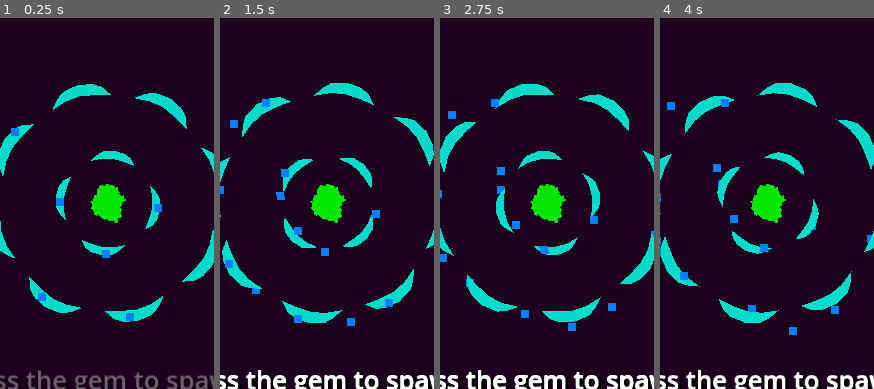
Above: before the commit, frames 1-4 (left to right).
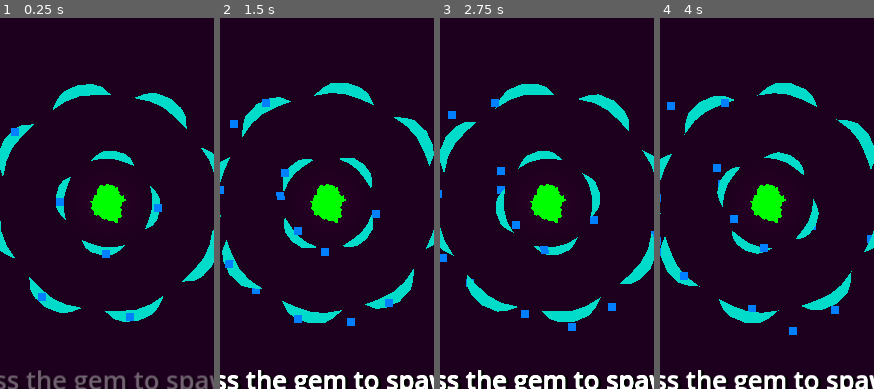
Above: after the commit, the same moments.

Repository: CatsAreCuteAndFast/Tower-Defense-Skilled
Game: Godot game, scene res://scenes/levels/main.tscn
Same seed, same stepped clock (60 frames per second), same inputs: the game is played once before the commit and once after it.
Inputs (mouse positions are % of the whole screen's width and height, from its top left):
- Up to frame 1 (0.25 s): no input
- Up to frame 2 (1.5 s): move the mouse to (78, 43) at 0.52 s; hold D (right) 0.53-1.25 s; click (78, 43) at 0.6 s; drag from (31, 54) to (48, 70) at 1.27 s
- Up to frame 3 (2.75 s): move the mouse to (64, 24) at 2.02 s; hold D (right) from 2.03 s (still down); click (64, 24) at 2.1 s
- Up to frame 4 (4 s): release D (right) at 2.75 s; drag from (48, 70) to (20, 32) at 2.77 s; move the mouse to (87, 64) at 3.52 s; hold A (left) from 3.53 s (still down); click (87, 64) at 3.6 s
The pictures show only the part of the screen within x 28-78%, y 23-73%; the shares and areas given below are measured in that part.

The runs differ from the first frame. In frame 1, 1.1% of the frame differs, in the area x 42-59%, y 44-56%; in frame 2, 1.1%; in frame 3, 1.1%; in frame 4, 1.1%.

Commit message:
Added slight glow to player spawner

Diff:
--- a/scenes/player_spawner.tscn
+++ b/scenes/player_spawner.tscn
@@ -1,10 +1,22 @@
-[gd_scene load_steps=6 format=3 uid="uid://dfbwhdh102n6n"]
+[gd_scene load_steps=8 format=3 uid="uid://dfbwhdh102n6n"]
 
 [ext_resource type="Script" path="res://scripts/player_spawner.gd" id="1_ulehs"]
 [ext_resource type="Script" path="res://scripts/states/state_machine.gd" id="2_gvmtt"]
 [ext_resource type="Script" path="res://scripts/states/player_spawner_states/on_ready.gd" id="3_qg2n7"]
 [ext_resource type="Script" path="res://scripts/states/player_spawner_states/on_not_ready.gd" id="4_ns43k"]
 [ext_resource type="AudioStream" uid="uid://4etefkvuim8b" path="res://sprites/game over.mp3" id="5_jgcig"]
+
+[sub_resource type="Gradient" id="Gradient_e48gl"]
+colors = PackedColorArray(1, 1, 1, 1, 0, 0, 0, 1)
+
+[sub_resource type="GradientTexture2D" id="GradientTexture2D_kuwim"]
+gradient = SubResource("Gradient_e48gl")
+width = 512
+height = 512
+fill = 1
+fill_from = Vector2(0.5, 0.5)
+fill_to = Vector2(0.5, 0)
+metadata/_snap_enabled = true
 
 [node name="PlayerSpawner" type="Polygon2D" groups=["spawner"]]
 self_modulate = Color(15, 15, 15, 1)
@@ -25,3 +37,8 @@
 [node name="GameOver" type="AudioStreamPlayer2D" parent="."]
 position = Vector2(-129, -38)
 stream = ExtResource("5_jgcig")
+
+[node name="PointLight2D" type="PointLight2D" parent="."]
+energy = 0.1
+texture = SubResource("GradientTexture2D_kuwim")
+texture_scale = 0.5
